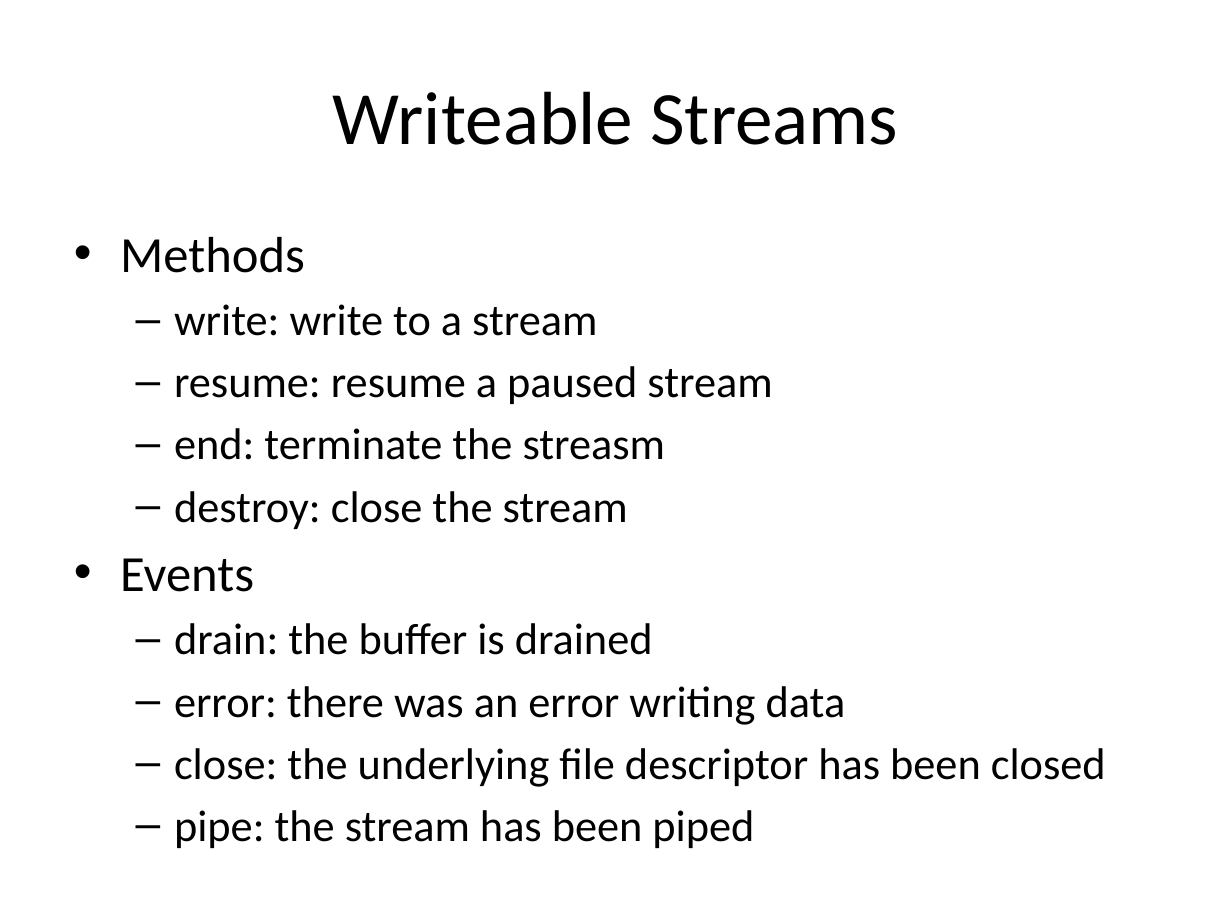
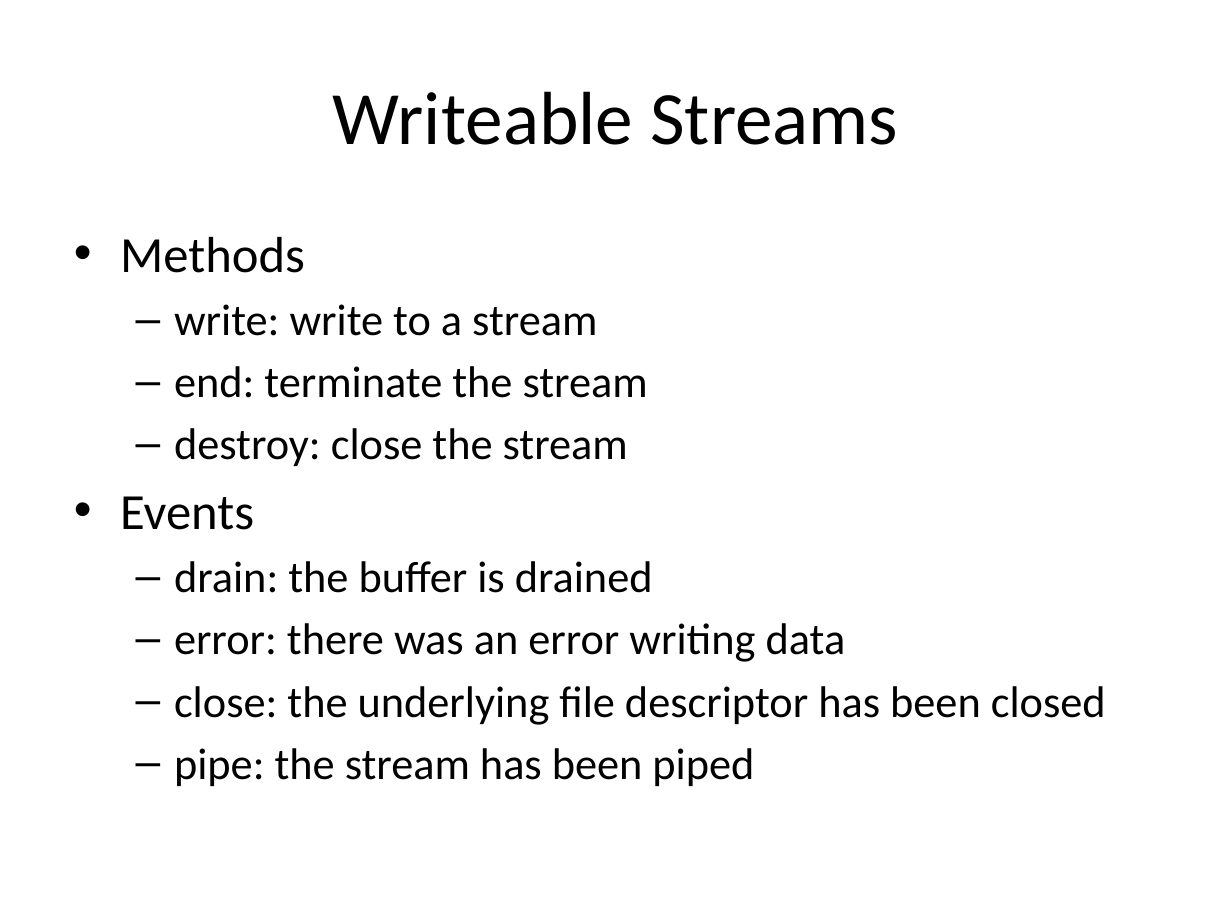
Before and after one commit to glennblock/node-tutorial, a slide deck: slide 28 of node_tutorial.pptx. Drawn at 1232x924 pixels with LibreOffice and Linux fonts; fonts in the diff are those of the drawing. Boxes give left, top, right and bottom in pixels: in the first picture for what was removed or moved away, otherwise in the second. Text is boxed around its words. In the diff, an @@ line names an element or a change of style, - is before the commit and + after.

```diff
--- a/node_tutorial.pptx
+++ b/node_tutorial.pptx
@@ text at box(174, 366, 648, 398): text changed @@
-  – resume: resume a paused stream
-  – end: terminate the streasm
+  – end: terminate the stream
```
Also in this commit, not shown: 1 other file.
